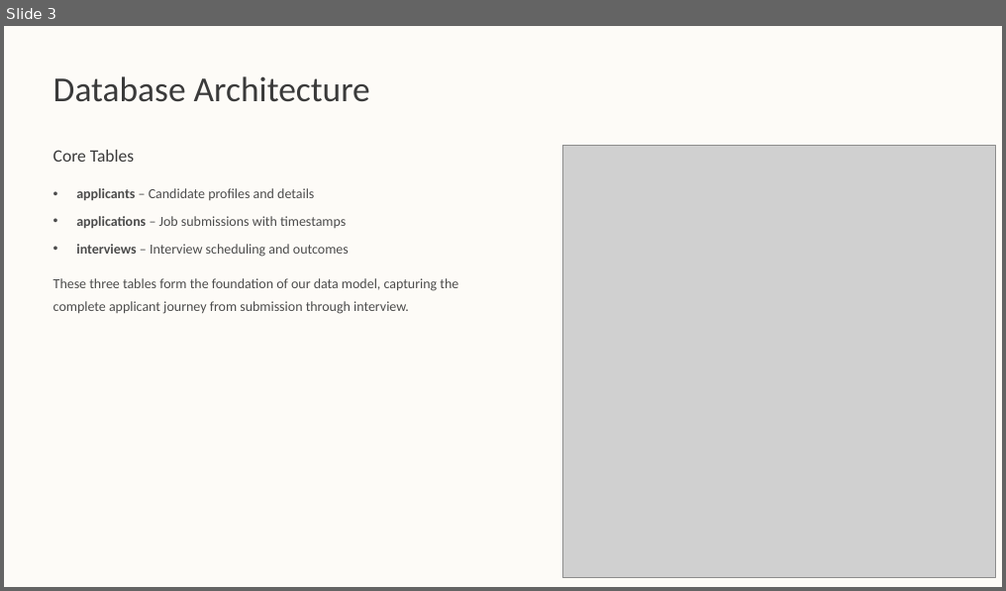
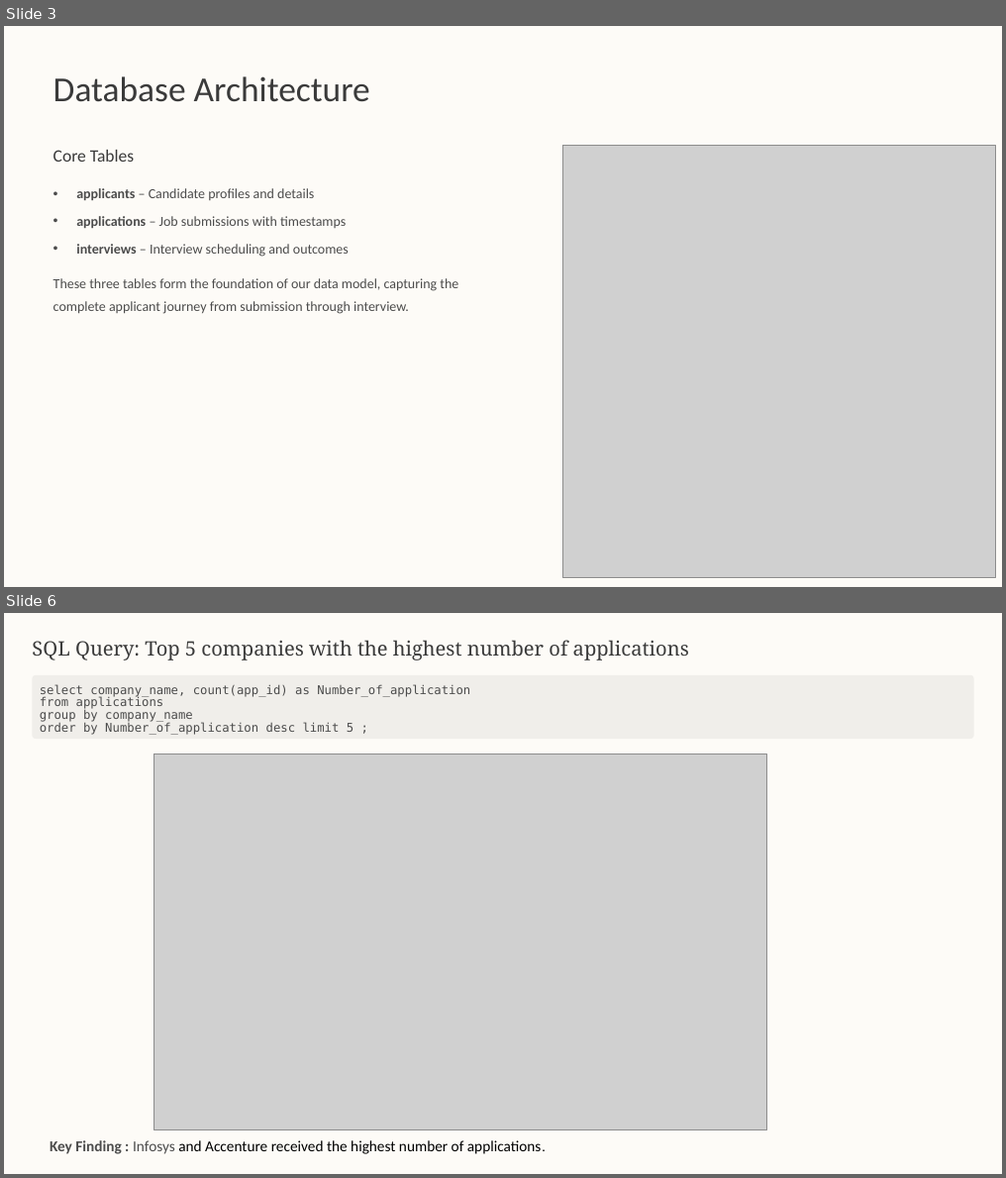
Before and after one commit to tusharshukla34/Job-Application-Tracker-With-SQL-and-Python-libraries, a slide deck: Job-Application-Tracker.pptx. Shown one above the other, each under a label of ours: slide 3 before the commit, slides 3 and 6 after it; the slides between them are not shown. The pictures are 1006x591 and 1006x1178 pixels, drawn with LibreOffice and Linux fonts; fonts in the diff are those of the drawing; grey boxes stand for pictures; background and template pictures are left out. Boxes give left, top, right and bottom in pixels: in the first picture for what was removed or moved away, otherwise in the second. Text is boxed around its words. In the diff, an @@ line names an element or a change of style, - is before the commit and + after.

```diff
--- a/Job-Application-Tracker.pptx
+++ b/Job-Application-Tracker.pptx
@@ slide 6 added at [4, 613, 1002, 1174], background #FFFFFF at 94% opacity; not listed: 1 template element that a slide beside it also shows @@
@@ text added at [32, 640, 470, 709], 23 pt, text #3A3A3A @@
+SQL Query: Top 5 companies with the highest number of applications
@@ rounded rectangle added at [32, 675, 974, 739], fill #F0EEEA @@
@@ text added at [40, 684, 470, 735], 14 pt, text #4C4C4C @@
+select company_name, count(app_id) as Number_of_application
+from applications
+group by company_name
+order by Number_of_application desc limit 5 ;
@@ picture added at [154, 754, 766, 1130] @@
@@ text added at [50, 1141, 542, 1155], 17.5 pt, text #000000 @@
+Key Finding : Infosys and Accenture received the highest number of applications.
@@ rectangle added at [876, 1134, 1002, 1168], fill #FDFBF7 @@
```
Also in this commit, not shown: 6 other slides changed, 5 other slides added, 6 slides removed.
